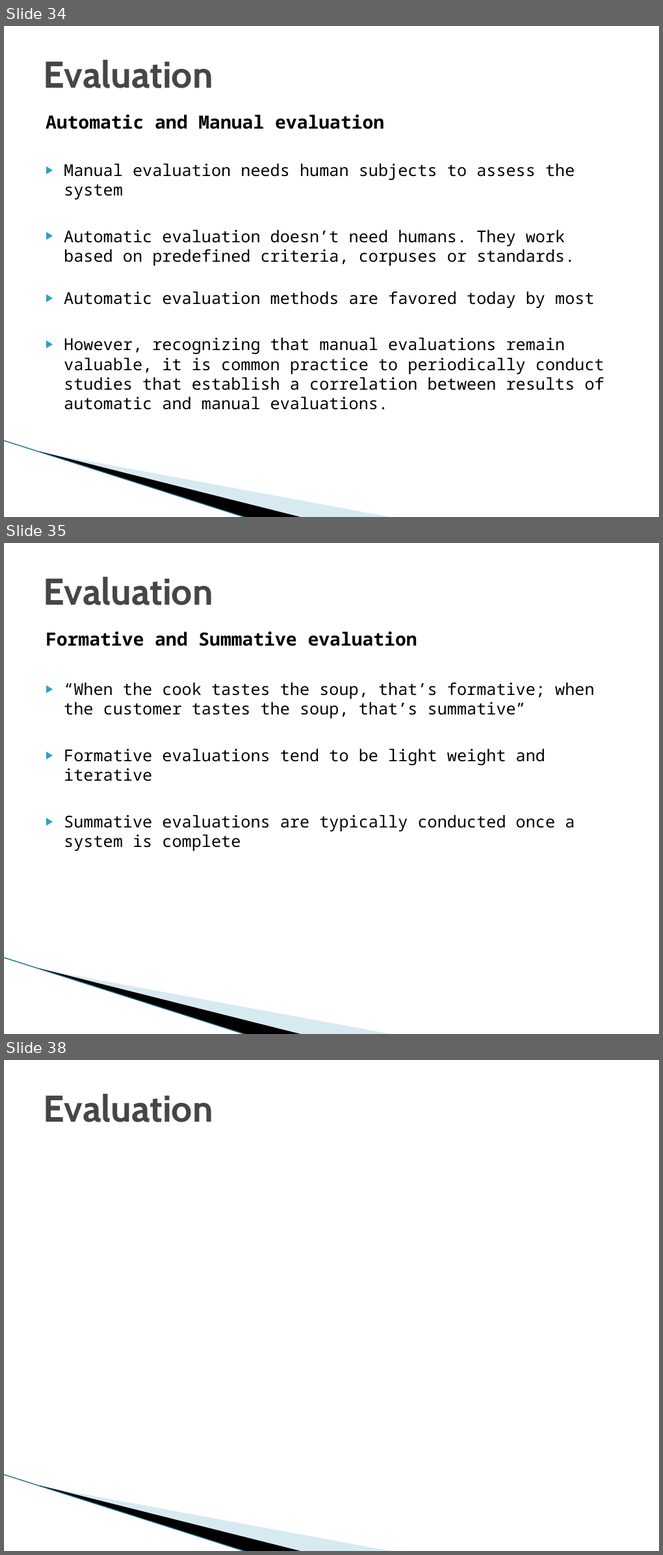
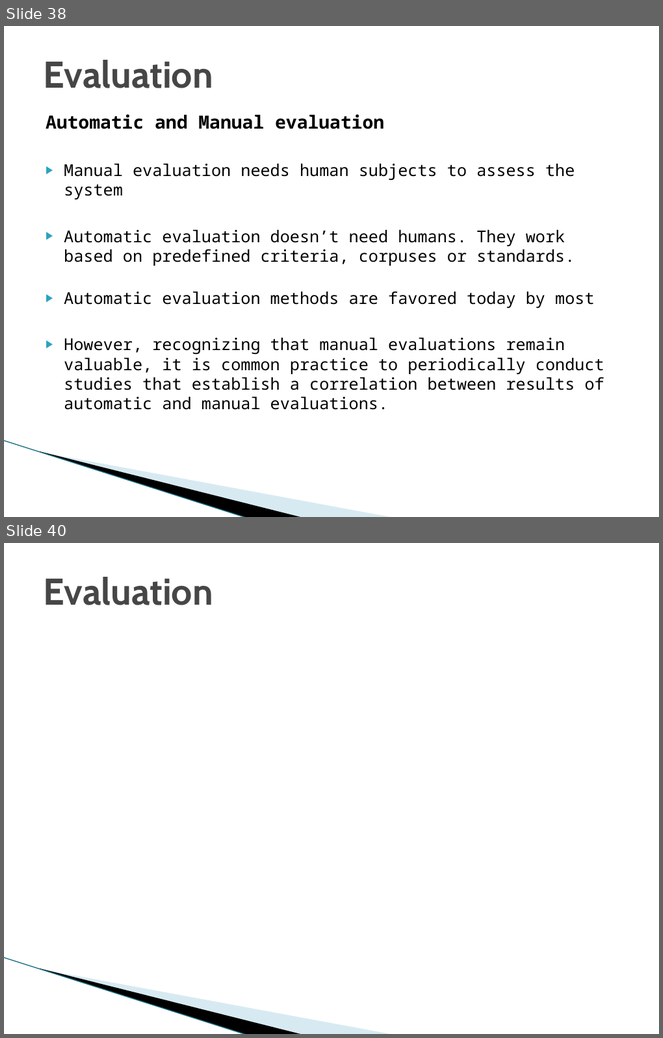
Before and after one commit to DU-ComputerVisionLab/Natural_Langauge_Processing, a slide deck: NLP_in_general.pptx. Shown one above the other, each under a label of ours: slides 34, 35 and 38 before the commit, slides 38 and 40 after it; the slides between them are not shown. The pictures are 663x1555 and 663x1038 pixels, drawn with LibreOffice and Linux fonts; fonts in the diff are those of the drawing; grey boxes stand for pictures; background and template pictures are left out. Boxes give left, top, right and bottom in pixels: in the first picture for what was removed or moved away, otherwise in the second. Text is boxed around its words. In the diff, an @@ line names an element or a change of style, - is before the commit and + after.

```diff
--- a/NLP_in_general.pptx
+++ b/NLP_in_general.pptx
@@ slide 35 removed at <box>4,543,659,1034</box>, background #FFFFFF; not listed: 3 template elements that a slide beside it also shows @@
@@ title removed at <box>43,577,213,605</box> @@
-Evaluation
@@ text removed at <box>46,631,594,851</box> @@
-Formative and Summative evaluation
-▶ “When the cook tastes the soup, that’s formative; when the customer tastes the soup, that’s summative”
-▶ Formative evaluations tend to be light weight and iterative
-▶ Summative evaluations are typically conducted once a system is complete
@@ what was slide 34 is now slide 38 @@
@@ what was slide 38 is now slide 40 @@
```
Also in this commit, not shown: 9 slides changed, 6 slides added, 3 other slides removed.
